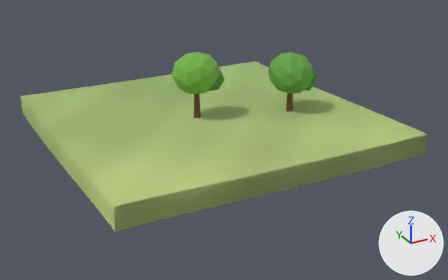
One commit to the glTF model client/public/models/chunks/-2_-4.glb: the scene before it, then after it.
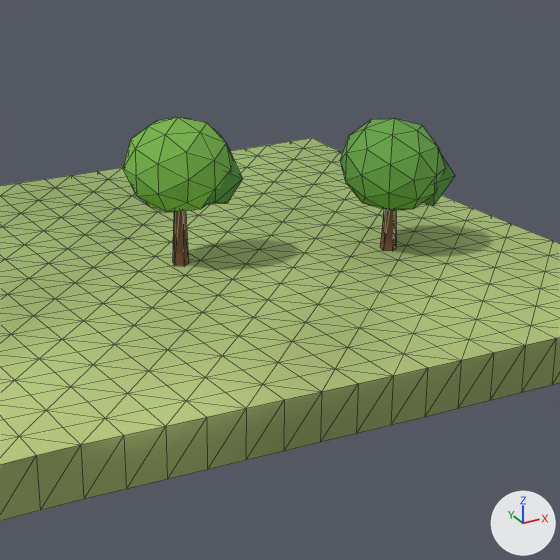
Each version appears first whole from a 50 mm camera at (-71.4, 53.2, 24.8) aimed at (-44.3, 102.6, 0.1), and next in a close-up on the part from 26% to 82% of the width and 0% to 89% of the height. Every picture has the same lights, and +X, +Y and +Z are marked at lower right. The first two pictures are the older version. The close-ups show mesh edges as thin lines. Vertices at exactly the same position are counted once.

Script lines for the objects in view, before the commit:
```python
me_scenery = bpy.data.meshes.new('scenery')
me_scenery.from_pydata(...)  # 132 vertices, 240 faces; spans x -48.31..-34.59, y 99.71..107.07, z 2.03..8.67
me_scenery.materials.append(mat_opaque_matte_vertex_colors)
# before: 0 (-46.0, 104.78, 5.64), 2 (-45.79, 104.93, 5.64), 4 (-45.87, 105.18, 5.64), 6 (-46.13, 105.18, 5.64), 8 (-46.21, 104.93, 5.64)
# before: 10 (-46.0, 105.0, 5.64)
# before: 66 (-37.0, 101.78, 5.24), 68 (-36.79, 101.93, 5.24), 70 (-36.87, 102.18, 5.24), 72 (-37.13, 102.18, 5.24), 74 (-37.21, 101.93, 5.24)
# before: 76 (-37.0, 102.0, 5.24)
me_terrain = bpy.data.meshes.new('terrain')
me_terrain.from_pydata(...)  # 521 vertices, 960 faces; spans x -60.0..-30.0, y 90.0..120.0, z -0.4..3.2
me_terrain.materials.append(mat_opaque_matte_vertex_colors)
ob_scenery = bpy.data.objects.new('scenery', me_scenery)
ob_scenery.location = (0.0, 0.0, 0.0)
ob_terrain = bpy.data.objects.new('terrain', me_terrain)
ob_terrain.location = (0.0, 0.0, 0.0)
```
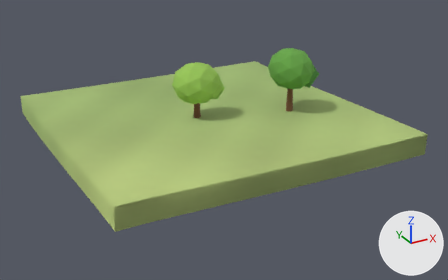
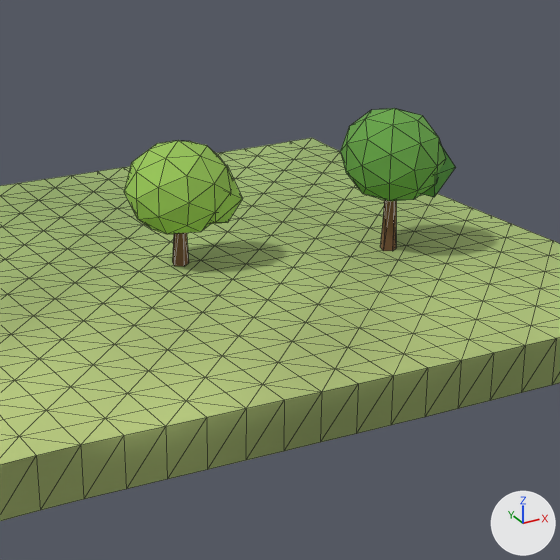
Edits to the bpy script that builds the scene:
```text
Change me_scenery:
    used by ob_scenery; location = (0.0, 0.0, 0.0)
    remove me_scenery.from_pydata(...)  # 132 vertices, 240 faces; spans x -48.31..-34.59, y 99.71..107.07, z 2.03..8.67
    add me_scenery.from_pydata(...)  # 132 vertices, 240 faces; spans x -48.31..-34.59, y 99.71..107.07, z 2.03..8.59
    me_scenery part 1: the loose piece of 42 vertices spanning x -48.31..-43.69, y 102.93..107.07, z 4.47..8.67 is moved by (0.0, 0.0, -1.02)
    me_scenery part 2: the loose piece of 12 vertices spanning x -46.28..-43.32, y 103.27..105.73, z 4.73..7.37 is moved by (0.0, 0.0, -0.9)
    me_scenery part 3: the loose piece of 42 vertices spanning x -39.04..-34.96, y 99.71..104.29, z 3.96..8.16 is moved by (0.0, 0.0, 0.44)
    me_scenery part 4: the loose piece of 12 vertices spanning x -37.01..-34.59, y 100.0..103.0, z 4.28..6.92 is moved by (0.0, 0.0, 0.39)
    me_scenery part 5
    add for i in [0, 2, 4, 6, 8, 10]: me_scenery.vertices[i].co += Vector((0.0, 0.0, -0.81))
    me_scenery part 6
    add for i in [66, 68, 70, 72, 74, 76]: me_scenery.vertices[i].co += Vector((0.0, 0.0, 0.35))
    me_scenery part 7: 171 faces centred in x -48.21..-34.97, y 99.79..107.02, z 4.2..8.44 are repainted in the vertex colours; the middle colour goes from green #69a749 to green #96c357
```

Changed parts and their boxes (x1, y1, x2, y2) in the close-ups (560 x 560 px; the box of a moved part takes in the faces that stretch with it):
'scenery', reshaped, recoloured (6% taller)
    before: (123, 117, 455, 266)
    after: (124, 108, 456, 266)
part 1 of me_scenery, moved or reshaped
    before: (123, 117, 231, 212)
    after: (124, 140, 231, 234)
part 2 of me_scenery, moved or reshaped
    before: (207, 145, 243, 205)
    after: (209, 165, 243, 224)
part 3 of me_scenery, moved or reshaped
    before: (340, 118, 445, 211)
    after: (340, 108, 446, 201)
part 4 of me_scenery, moved or reshaped
    before: (422, 153, 455, 206)
    after: (422, 145, 456, 197)
part 5 of me_scenery, moved or reshaped
    before: (173, 211, 189, 266)
    after: (173, 233, 189, 266)
part 6 of me_scenery, moved or reshaped
    before: (380, 209, 396, 251)
    after: (380, 200, 396, 251)
part 7 of me_scenery, recoloured
    before: (123, 117, 445, 212)
    after: (124, 108, 446, 234)
